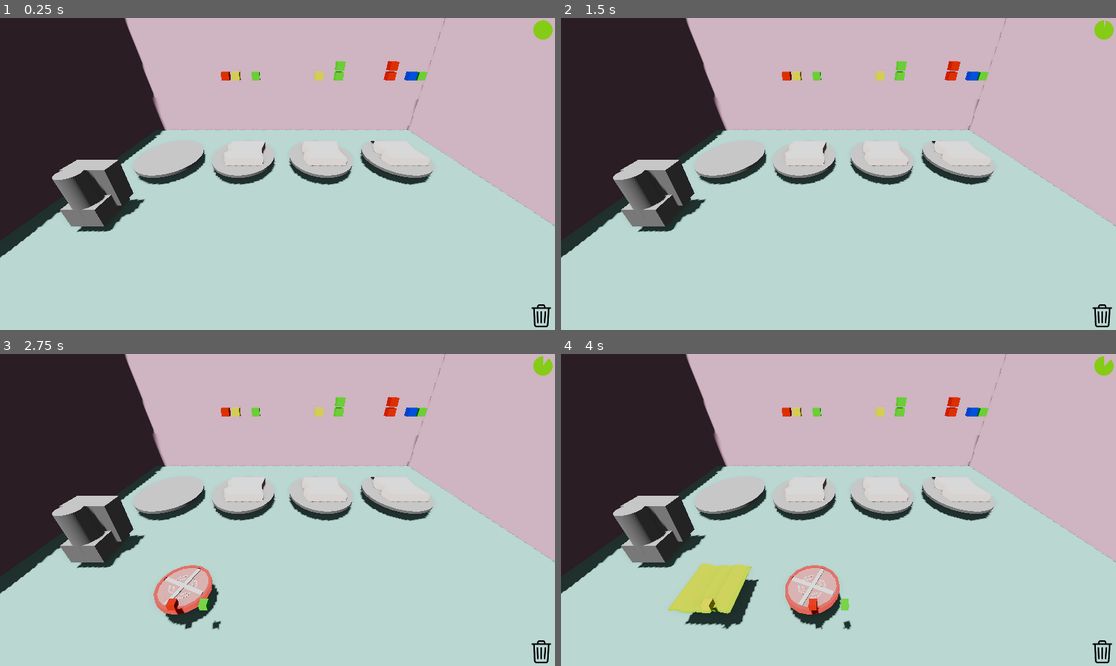
Above: before the commit, frames 1-4 (two rows, left to right).
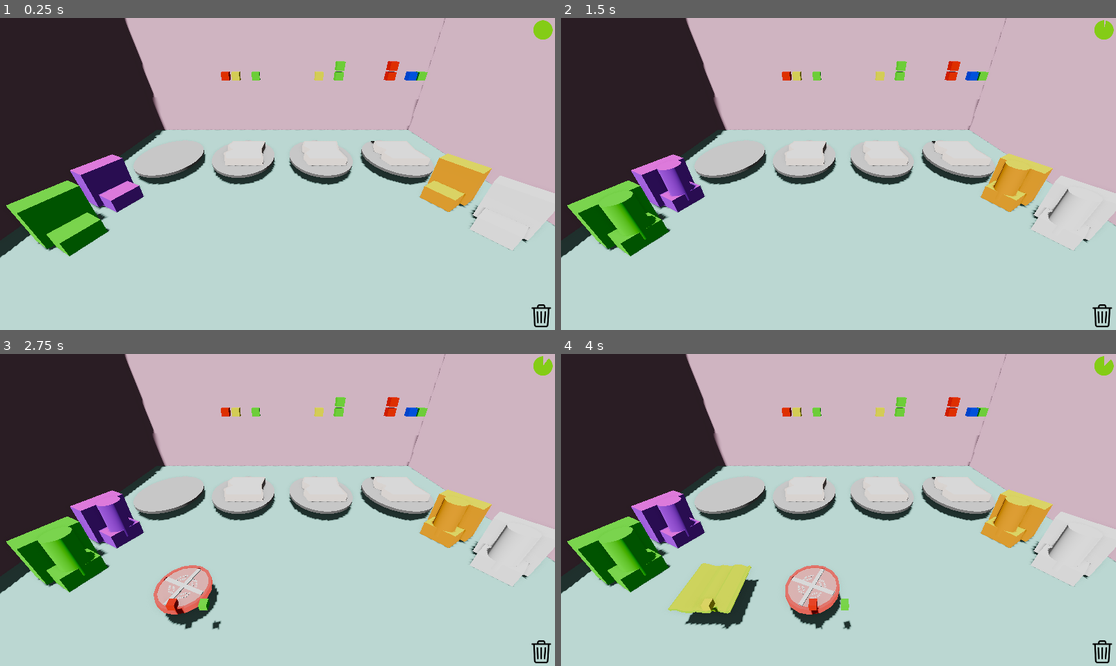
Above: after the commit, the same moments.

Repository: gabrield67/Sandwich-Shop
Game: Godot game, scene res://scenes/game.tscn
The game is run twice, just before and just after one commit, with the same random seed, the same clock (stepped at 60 frames per second) and the same inputs.
Inputs (mouse positions are in pixels of both pictures, inside the frame that each line leads up to):
- Up to frame 1 (0.25 s): no input
- Up to frame 2 (1.5 s): tap Enter at 0.5 s; move the mouse to (960, 158) at 0.52 s; click (960, 158) at 0.67 s; tap Space at 1.25 s; move the mouse to (727, 189) at 1.27 s; click (727, 189) at 1.42 s
- Up to frame 3 (2.75 s): move the mouse to (333, 441) at 2.02 s; click (333, 441) at 2.17 s
- Up to frame 4 (4 s): move the mouse to (810, 572) at 2.77 s; click (810, 572) at 2.92 s; move the mouse to (1005, 556) at 3.52 s; click (1005, 556) at 3.67 s

The runs differ from the first frame. In frame 1, 8.4% of the frame differs, in the area x 1-100%, y 43-77%; in frame 2, 8.1%; in frame 3, 8.1%; in frame 4, 8.1%.

Commit message:
Updated Sauce functionality
Added sauce ability, which doubles for specific flavors, and takes away from others (eg Purple doubles blue and red, takes away 1 from green and yellow)

Diff:
--- a/assets/Sandwich Eat Particles.tscn
+++ b/assets/Sandwich Eat Particles.tscn
@@ -1,19 +1,19 @@
 [gd_scene format=3 uid="uid://bdh8u52n0jw4m"]
+
+[ext_resource type="Material" uid="uid://lhyoib2shmiv" path="res://colors/breadLightBrown.tres" id="1_r27vi"]
 
 [sub_resource type="ParticleProcessMaterial" id="ParticleProcessMaterial_dud5l"]
 emission_shape = 1
 emission_sphere_radius = 1.0
 direction = Vector3(0, 1, 0)
-spread = 34.412
-initial_velocity_min = 15.0
-initial_velocity_max = 20.0
+spread = 21.706
+initial_velocity_min = 7.5
+initial_velocity_max = 10.0
 gravity = Vector3(0, -20, 0)
 
-[sub_resource type="StandardMaterial3D" id="StandardMaterial3D_r27vi"]
-vertex_color_use_as_albedo = true
-
-[sub_resource type="SphereMesh" id="SphereMesh_gh76h"]
-material = SubResource("StandardMaterial3D_r27vi")
+[sub_resource type="BoxMesh" id="BoxMesh_dud5l"]
+material = ExtResource("1_r27vi")
+size = Vector3(0.25, 0.25, 0.25)
 
 [node name="SandwichEatParticles" type="GPUParticles3D" unique_id=2146837341]
 emitting = false
@@ -23,4 +23,4 @@
 speed_scale = 2.0
 explosiveness = 0.9
 process_material = SubResource("ParticleProcessMaterial_dud5l")
-draw_pass_1 = SubResource("SphereMesh_gh76h")
+draw_pass_1 = SubResource("BoxMesh_dud5l")
--- /dev/null
+++ b/assets/Sauce Particles.tscn
@@ -0,0 +1,29 @@
+[gd_scene format=3 uid="uid://bsdvlbrb60p7d"]
+
+[sub_resource type="ParticleProcessMaterial" id="ParticleProcessMaterial_dud5l"]
+lifetime_randomness = 0.2
+emission_shape = 1
+emission_sphere_radius = 1.0
+direction = Vector3(0, 1, 0)
+spread = 34.412
+initial_velocity_min = 10.0
+initial_velocity_max = 15.0
+gravity = Vector3(0, -20, 0)
+
+[sub_resource type="StandardMaterial3D" id="StandardMaterial3D_r27vi"]
+vertex_color_use_as_albedo = true
+
+[sub_resource type="SphereMesh" id="SphereMesh_gh76h"]
+material = SubResource("StandardMaterial3D_r27vi")
+radius = 0.25
+height = 0.5
+
+[node name="Sauce Particles" type="GPUParticles3D" unique_id=2146837341]
+emitting = false
+amount = 16
+lifetime = 2.1399999999999997
+one_shot = true
+speed_scale = 2.0
+explosiveness = 0.9
+process_material = SubResource("ParticleProcessMaterial_dud5l")
+draw_pass_1 = SubResource("SphereMesh_gh76h")
--- a/scenes/Ingredients/Bread.tscn
+++ b/scenes/Ingredients/Bread.tscn
@@ -6,6 +6,7 @@
 [ext_resource type="AudioStream" uid="uid://bhebxqcor48g" path="res://sounds/bell_01_rubber_duck_oga.ogg" id="4_3deqp"]
 [ext_resource type="AudioStream" uid="uid://b54m7lsq21hkc" path="res://sounds/spring_07_rubber_duck.ogg" id="5_4ncmt"]
 [ext_resource type="PackedScene" uid="uid://bdh8u52n0jw4m" path="res://assets/Sandwich Eat Particles.tscn" id="6_4ncmt"]
+[ext_resource type="PackedScene" uid="uid://bsdvlbrb60p7d" path="res://assets/Sauce Particles.tscn" id="7_ok4gj"]
 
 [sub_resource type="BoxShape3D" id="BoxShape3D_kf4f7"]
 size = Vector3(2, 20, 3)
@@ -52,5 +53,7 @@
 
 [node name="SandwichEatParticles" parent="." unique_id=2146837341 instance=ExtResource("6_4ncmt")]
 
+[node name="Sauce Particles" parent="." unique_id=1058675559 instance=ExtResource("7_ok4gj")]
+
 [connection signal="body_entered" from="." to="." method="on_entered"]
 [connection signal="body_exited" from="." to="." method="on_exited"]
--- a/scenes/Ingredients/Sauce.tscn
+++ b/scenes/Ingredients/Sauce.tscn
@@ -4,7 +4,12 @@
 [ext_resource type="AudioStream" uid="uid://8cytiw0cfaxq" path="res://sounds/random2_oga_artisticdude.wav" id="2_vudre"]
 [ext_resource type="PackedScene" uid="uid://ecpkd4q734jf" path="res://scenes/FlavorProfile.tscn" id="3_h4yvr"]
 
+[sub_resource type="StandardMaterial3D" id="StandardMaterial3D_h4yvr"]
+
 [sub_resource type="CylinderMesh" id="CylinderMesh_0jfnc"]
+material = SubResource("StandardMaterial3D_h4yvr")
+
+[sub_resource type="StandardMaterial3D" id="StandardMaterial3D_uoxs5"]
 
 [sub_resource type="CylinderShape3D" id="CylinderShape3D_vudre"]
 
@@ -14,6 +19,7 @@
 
 [node name="MeshInstance3D" type="MeshInstance3D" parent="." unique_id=924995693]
 mesh = SubResource("CylinderMesh_0jfnc")
+surface_material_override/0 = SubResource("StandardMaterial3D_uoxs5")
 
 [node name="CollisionShape3D" type="CollisionShape3D" parent="." unique_id=812253096]
 shape = SubResource("CylinderShape3D_vudre")
--- a/scenes/Ingredients/bread.gd
+++ b/scenes/Ingredients/bread.gd
@@ -75,9 +75,17 @@
 
 func add_to_sandwich(ingredient: Node3D):
 	if ingredient.isSauce:
+
+		var material = StandardMaterial3D.new()
+		material.albedo_color = ingredient.sauce_colors[ingredient.sauce_index]
+		var particle_material = $"Sauce Particles".process_material as ParticleProcessMaterial
+
+		if particle_material:
+			particle_material.color = ingredient.sauce_colors[ingredient.sauce_index]
 		ingredient.handle_sauce($ActualFlavorProfile)
-		$SandwichEatParticles.restart()
-		$SandwichEatParticles.emitting = true
+
+		$"Sauce Particles".restart()
+		$"Sauce Particles".emitting = true
 		pass
 	else:
 		ingredients.push_back(ingredient)
--- a/scenes/Ingredients/sauce.gd
+++ b/scenes/Ingredients/sauce.gd
@@ -1,7 +1,9 @@
 class_name Sauce
 extends Ingredient
 
-
+var sauce_index = 0
+var sauce_colors = []
+var sauce_machine
 # Called when the node enters the scene tree for the first time.
 func _ready() -> void:
 	original_size = scale
@@ -13,7 +15,28 @@
 func _process(delta: float) -> void:
 	pass
 
+func init_sauce(index: int, colorsA: Array, machine) -> void:
+	var material = StandardMaterial3D.new()
+	sauce_colors = colorsA
+	material.albedo_color = sauce_colors[index]
+	$MeshInstance3D.set_surface_override_material(0, material)
+	sauce_index = index
+	sauce_machine = machine
+
+
 func handle_sauce(flavor_profile) -> void:
-	flavor_profile.add_flavor(5,0,0,0)
+	sauce_machine.current_timer = 0
+	sauce_machine.spawned = false
+	#sauce [ Color.PURPLE,  Color.GREEN, Color.ORANGE, Color.WHITE]
+	#flavor  [ Color.RED,  Color.YELLOW, Color.BLUE, Color.GREEN]
+
+	if sauce_index == 0:
+		flavor_profile.multiply_flavor(2,0,2,0)
+	elif sauce_index == 1:
+		flavor_profile.multiply_flavor(0,2,2,0)
+	elif sauce_index == 2:
+		flavor_profile.multiply_flavor(2,2,0,0)
+	elif sauce_index == 3:
+		flavor_profile.multiply_flavor(2,2,2,2)
 	queue_free()
 	print('sauce')
--- a/scenes/Sauce Machine/SauceMachine.tscn
+++ b/scenes/Sauce Machine/SauceMachine.tscn
@@ -4,9 +4,17 @@
 
 [sub_resource type="BoxShape3D" id="BoxShape3D_ywgvx"]
 
+[sub_resource type="StandardMaterial3D" id="StandardMaterial3D_hoo76"]
+
 [sub_resource type="BoxMesh" id="BoxMesh_hoo76"]
+material = SubResource("StandardMaterial3D_hoo76")
+
+[sub_resource type="StandardMaterial3D" id="StandardMaterial3D_yerb2"]
 
 [sub_resource type="BoxMesh" id="BoxMesh_ywgvx"]
+material = SubResource("StandardMaterial3D_yerb2")
+
+[sub_resource type="StandardMaterial3D" id="StandardMaterial3D_p3b6x"]
 
 [node name="SauceMachine" type="StaticBody3D" unique_id=1370060822]
 script = ExtResource("1_hoo76")
@@ -22,6 +30,7 @@
 [node name="Spawner" type="MeshInstance3D" parent="." unique_id=201823418]
 transform = Transform3D(1.5, 0, 0, 0, 1, 0, 0, 0, 2, 0, -0.8527385, 0.5801202)
 mesh = SubResource("BoxMesh_ywgvx")
+surface_material_override/0 = SubResource("StandardMaterial3D_p3b6x")
 
 [node name="Spawn Point" type="Node3D" parent="." unique_id=1449396289]
 transform = Transform3D(1, 0, 0, 0, 1, 0, 0, 0, 1, 0, 0.19827747, 1.0915298)
--- a/scenes/Sauce Machine/sauce_machine.gd
+++ b/scenes/Sauce Machine/sauce_machine.gd
@@ -2,8 +2,11 @@
 
 var sauce_scene = preload("res://scenes/Ingredients/Sauce.tscn")
 
-
+var colors = [ Color.PURPLE,  Color.GREEN, Color.ORANGE, Color.WHITE]
+var sauce_index = 0;
 var spawned = false;
+var timer = 1
+var current_timer = 0
 # Called when the node enters the scene tree for the first time.
 func _ready() -> void:
 
@@ -13,10 +16,22 @@
 
 # Called every frame. 'delta' is the elapsed time since the previous frame.
 func _process(delta: float) -> void:
-	if not spawned:
-		print("spawn sauce")
-		var s = sauce_scene.instantiate()
-		get_parent().add_child(s)
-		s.position = $"Spawn Point".global_position
-		spawned = true
+	current_timer = current_timer + delta
+	if current_timer >= timer:
+		if not spawned:
+			print("spawn sauce")
+			var s = sauce_scene.instantiate()
+
+			get_parent().get_parent().add_child(s)
+			s.position = $"Spawn Point".global_position
+			s.init_sauce(sauce_index, colors, self)
+			spawned = true
+		current_timer = 0
 	pass
+
+func init_machine(index:int):
+	var material = StandardMaterial3D.new()
+	material.albedo_color = colors[index]
+	$Back.set_surface_override_material(0, material)
+	$Spawner.set_surface_override_material(0, material)
+	sauce_index = index
--- a/scenes/flavor_profile.gd
+++ b/scenes/flavor_profile.gd
@@ -23,11 +23,26 @@
 func _process(delta: float) -> void:
 	pass
 
+func multiply_flavor(f1:int, f2:int, f3:int, f4:int) -> void:
+	multiply_flavor_helper(f1, flavor1,1)
+	multiply_flavor_helper(f2, flavor2,2)
+	multiply_flavor_helper(f3, flavor3,3)
+	multiply_flavor_helper(f4, flavor4,4)
+
+func multiply_flavor_helper(num:int, f_arr:Array, f:int ):
+	if num > 1:
+		add_flavor_helper(f_arr.size()*(num-1), f_arr,f)
+	elif num == 1:
+		pass
+	else:
+		remove_flavor_block(f_arr, f-1)
+
 func add_flavor(f1:int, f2:int, f3:int, f4:int) -> void:
 	add_flavor_helper(f1, flavor1,1)
 	add_flavor_helper(f2, flavor2,2)
 	add_flavor_helper(f3, flavor3,3)
 	add_flavor_helper(f4, flavor4,4)
+
 
 func remove_flavor(f1:int, f2:int, f3:int, f4:int) -> void:
 	remove_flavor_helper(f1, flavor1,1)
@@ -72,9 +87,9 @@
 	pass
 
 func remove_flavor_block(f_arr:Array,f):
-
-	var a = f_arr.pop_back()
-	a.queue_free()
+	if f_arr.size() >= 1:
+		var a = f_arr.pop_back()
+		a.queue_free()
 
 func get_flavor_amounts() -> Array:
 	return [flavor1.size(),flavor2.size(),flavor3.size(),flavor4.size()]
--- a/scenes/game.tscn
+++ b/scenes/game.tscn
@@ -8,7 +8,6 @@
 [ext_resource type="AudioStream" uid="uid://b54m7lsq21hkc" path="res://sounds/spring_07_rubber_duck.ogg" id="8_0tnpc"]
 [ext_resource type="AudioStream" uid="uid://cuwtp2lhf4g5" path="res://sounds/music/rpg_brandon_morris_oga_hael_DB.ogg" id="8_gee14"]
 [ext_resource type="PackedScene" uid="uid://b4kkoakbexh8r" path="res://models/walls.tscn" id="9_0tnpc"]
-[ext_resource type="PackedScene" uid="uid://b8kmk2ebsnyy5" path="res://scenes/Sauce Machine/SauceMachine.tscn" id="10_kvpfn"]
 [ext_resource type="PackedScene" uid="uid://cmanph4x4jobr" path="res://scenes/upgrade_manager.tscn" id="10_vtaks"]
 
 [sub_resource type="BoxShape3D" id="BoxShape3D_8cj0n"]
@@ -95,6 +94,3 @@
 
 [node name="UpgradeManager" parent="." unique_id=357130373 instance=ExtResource("10_vtaks")]
 transform = Transform3D(1, 0, 0, 0, 1, 0, 0, 0, 1, 0.38257766, 1.62287, -2.3773456)
-
-[node name="SauceMachine" parent="." unique_id=1370060822 instance=ExtResource("10_kvpfn")]
-transform = Transform3D(1, 0, 0, 0, 1, 0, 0, 0, 1, -8.667333, 2.2139428, 2.6614895)
--- a/scenes/upgrade_manager.gd
+++ b/scenes/upgrade_manager.gd
@@ -1,16 +1,24 @@
 class_name Upgrade_Manager
 extends Node3D
 
+var init = true
 
 # Called when the node enters the scene tree for the first time.
 func _ready() -> void:
 	$Bread4.make_inactive()
+
 	pass # Replace with function body.
 
 
 # Called every frame. 'delta' is the elapsed time since the previous frame.
 func _process(delta: float) -> void:
-	pass
+	if init:
+		$SauceMachine.init_machine(0)
+		$SauceMachine2.init_machine(1)
+		$SauceMachine3.init_machine(2)
+		$SauceMachine4.init_machine(3)
+		init = false
+
 
 
 func good_sandwich_event():
--- a/scenes/upgrade_manager.tscn
+++ b/scenes/upgrade_manager.tscn
@@ -2,22 +2,31 @@
 
 [ext_resource type="Script" uid="uid://ccjc7jb5iqi23" path="res://scenes/upgrade_manager.gd" id="1_ssrsn"]
 [ext_resource type="PackedScene" uid="uid://c54v7gf8e74j5" path="res://scenes/Ingredients/Bread.tscn" id="2_076jq"]
+[ext_resource type="PackedScene" uid="uid://b8kmk2ebsnyy5" path="res://scenes/Sauce Machine/SauceMachine.tscn" id="3_076jq"]
 
 [node name="UpgradeManager" type="Node3D" unique_id=357130373]
 script = ExtResource("1_ssrsn")
 
 [node name="Bread" parent="." unique_id=1187585206 instance=ExtResource("2_076jq")]
 transform = Transform3D(1, 0, 0, 0, 1, 0, 0, 0, 1, -2.7874794, 0, 0)
-ingredients = []
 
 [node name="Bread2" parent="." unique_id=673511391 instance=ExtResource("2_076jq")]
 transform = Transform3D(1, 0, 0, 0, 1, 0, 0, 0, 1, 2.6648092, 0, 0)
-ingredients = []
 
 [node name="Bread3" parent="." unique_id=1372513161 instance=ExtResource("2_076jq")]
 transform = Transform3D(1, 0, 0, 0, 1, 0, 0, 0, 1, 8.02864, 0, 0)
-ingredients = []
 
 [node name="Bread4" parent="." unique_id=238430442 instance=ExtResource("2_076jq")]
 transform = Transform3D(1, 0, 0, 0, 1, 0, 0, 0, 1, -7.9935837, 0, 0)
-ingredients = []
+
+[node name="SauceMachine" parent="." unique_id=1370060822 instance=ExtResource("3_076jq")]
+transform = Transform3D(0.4519366, 0, 0.89205, 0, 1, 0, -0.89205, 0, 0.4519366, -9.815767, 0, 3.8730211)
+
+[node name="SauceMachine2" parent="." unique_id=1885987930 instance=ExtResource("3_076jq")]
+transform = Transform3D(0.44253916, 0, 0.8967492, 0, 1, 0, -0.8967492, 0, 0.44253916, -10.061551, 0, 6.5593934)
+
+[node name="SauceMachine3" parent="." unique_id=1176405904 instance=ExtResource("3_076jq")]
+transform = Transform3D(0.53091055, 0, -0.84742785, 0, 1, 0, 0.84742785, 0, 0.53091055, 9.500717, 0, 3.7625265)
+
+[node name="SauceMachine4" parent="." unique_id=1172735737 instance=ExtResource("3_076jq")]
+transform = Transform3D(0.5802482, 0, -0.8144397, 0, 1, 0, 0.8144397, 0, 0.5802482, 10.431595, 0, 6.1263647)
